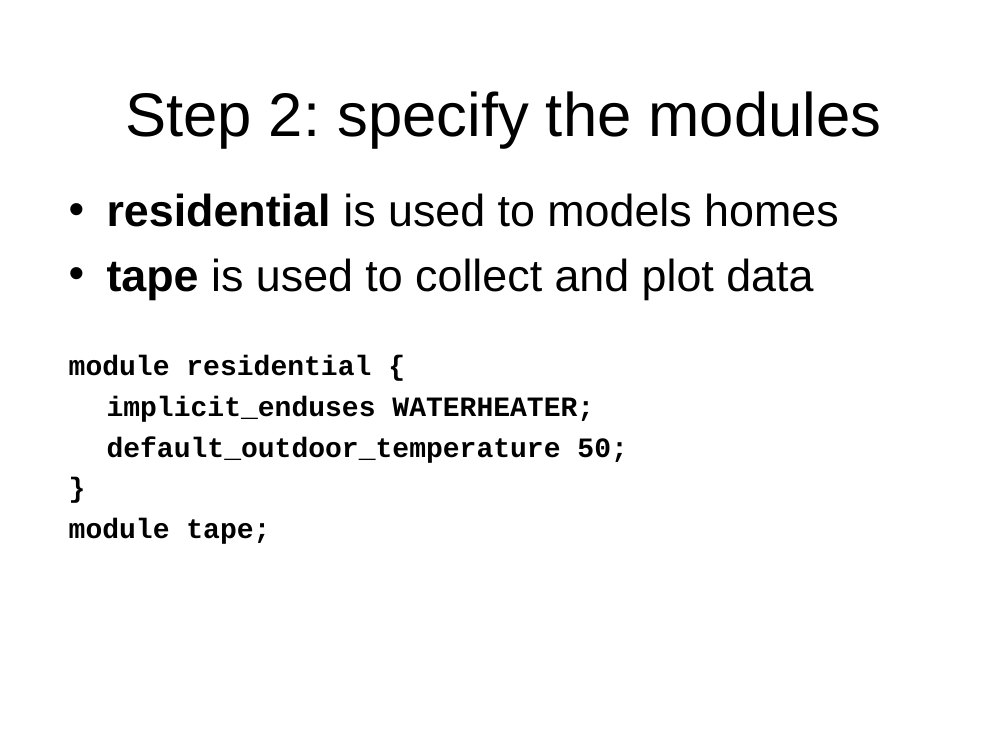
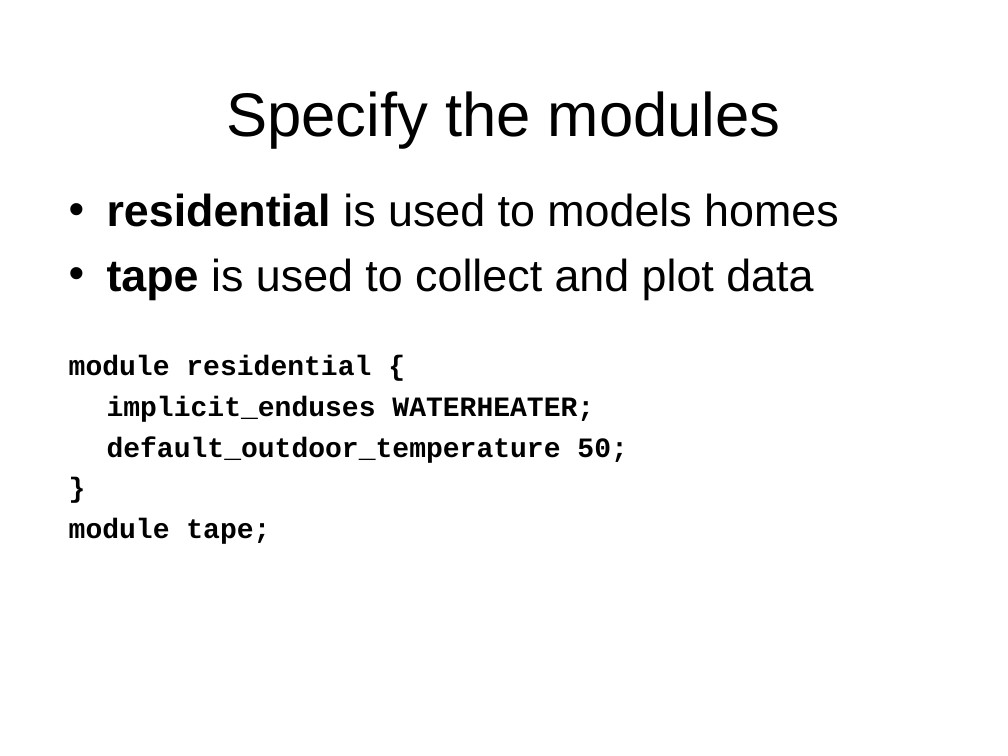
Before and after one commit to gridlab-d/course, a slide deck: slide 13 of Short/1 - Residential.ppt (slide 4 before the commit). Drawn at 1008x756 pixels with LibreOffice and Linux fonts; fonts in the diff are those of the drawing; background and template pictures are left out. Boxes give left, top, right and bottom in pixels: in the first picture for what was removed or moved away, otherwise in the second. Text is boxed around its words. In the diff, an @@ line names an element or a change of style, - is before the commit and + after.

```diff
--- a/Short/1 - Residential.ppt
+++ b/Short/1 - Residential.ppt
@@ title at [226, 91, 781, 148]: text changed @@
-Step 2: specify the modules
+Specify the modules
```
Also in this commit, not shown: 9 other slides changed, 30 slides added, 6 other files.
